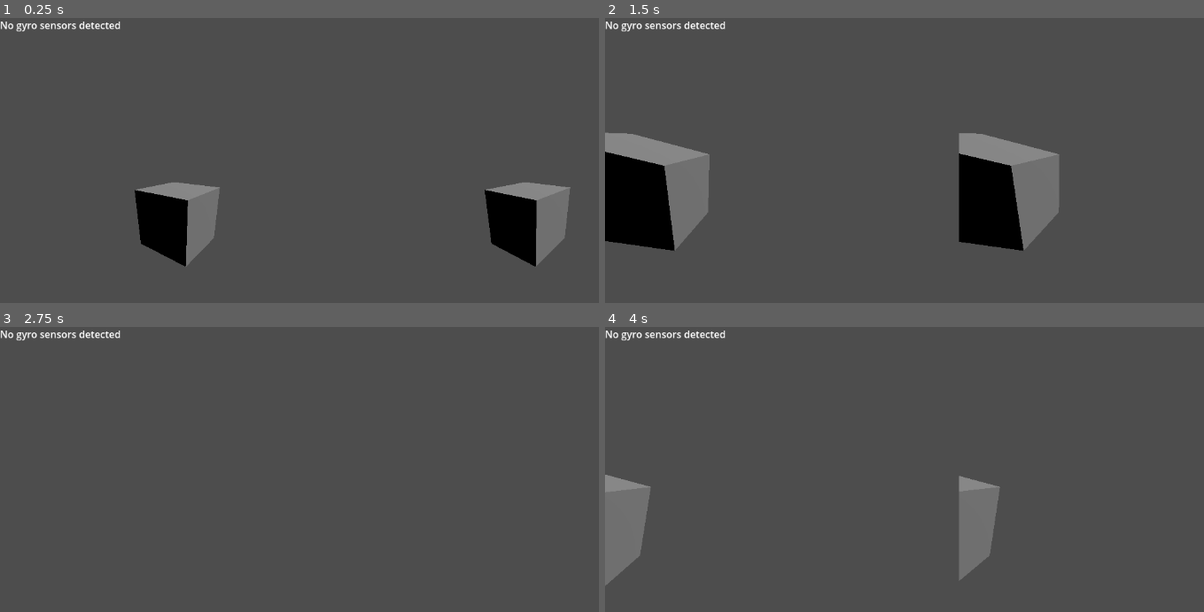
Above: before the commit, frames 1-4 (two rows, left to right).
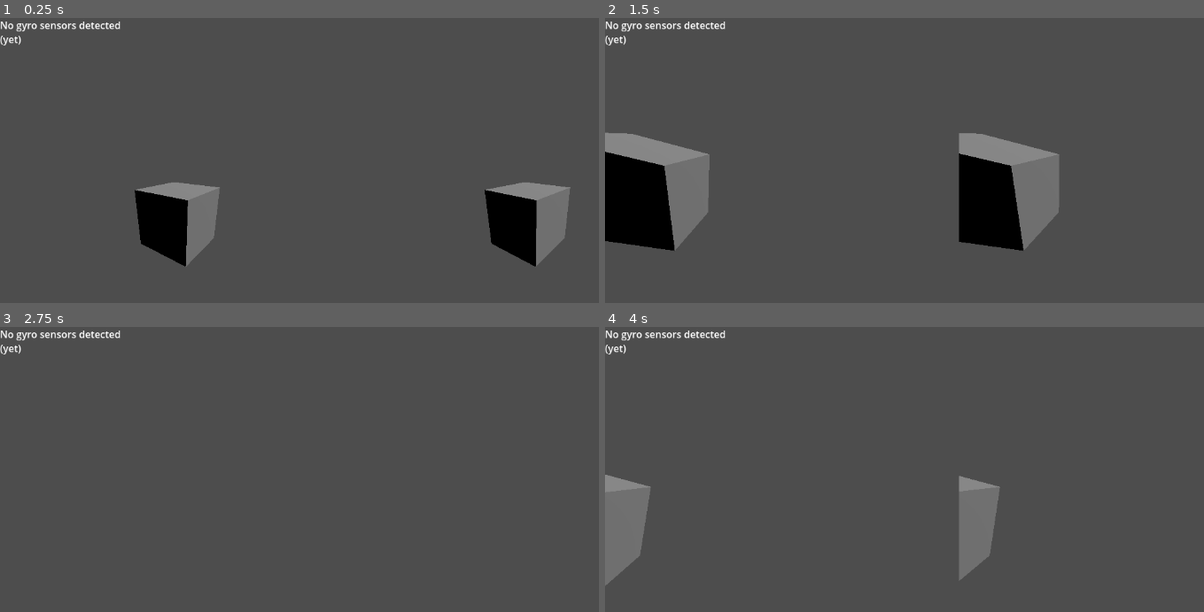
Above: after the commit, the same moments.

Repository: dairycultist/Metaverse
Game: Godot game, scene res://menu_main.tscn
Same seed, same stepped clock (60 frames per second), same inputs: the game is played once before the commit and once after it.
Inputs:
- Up to frame 1 (0.25 s): no input
- Up to frame 2 (1.5 s): tap Enter at 0.5 s; hold Right (ui_right) 0.53-1.28 s; hold Down (ui_down) from 1.28 s (still down)
- Up to frame 3 (2.75 s): release Down (ui_down) at 2.03 s; hold Right (ui_right) from 2.03 s (still down)
- Up to frame 4 (4 s): tap Space at 2.75 s; release Right (ui_right) at 2.78 s; hold Up (ui_up) 2.78-3.53 s; tap Enter at 3.5 s; hold Left (ui_left) from 3.53 s (still down)

The runs differ from the first frame. In frame 1, less than 0.1% of the frame differs, in the area x 0-4%, y 6-10%; in frame 2, less than 0.1%; in frame 3, less than 0.1%; in frame 4, less than 0.1%.

Commit message:
Continuously check for magnetometer until it is found

Diff:
--- a/gyro.gd
+++ b/gyro.gd
@@ -22,13 +22,12 @@
 	var magnet: Vector3 = Input.get_magnetometer()
 
 	if (magnet == Vector3.ZERO):
-		get_node("/root/World/Debug").text = "No gyro sensors detected"
+		get_node("/root/World/Debug").text = "No gyro sensors detected (yet)"
 	else:
 		get_node("/root/World/Debug").text = "Gyro sensors exist!"
 		enabled = true
 		_initial_yaw = atan2(-magnet.x, magnet.z)
-
-	get_tree().process_frame.disconnect(init_sensors)
+		get_tree().process_frame.disconnect(init_sensors)
 
 func _physics_process(delta):
 
Not shown, changed: build/Metaverse.apk
Not shown, changed: build/Metaverse.apk.idsig
